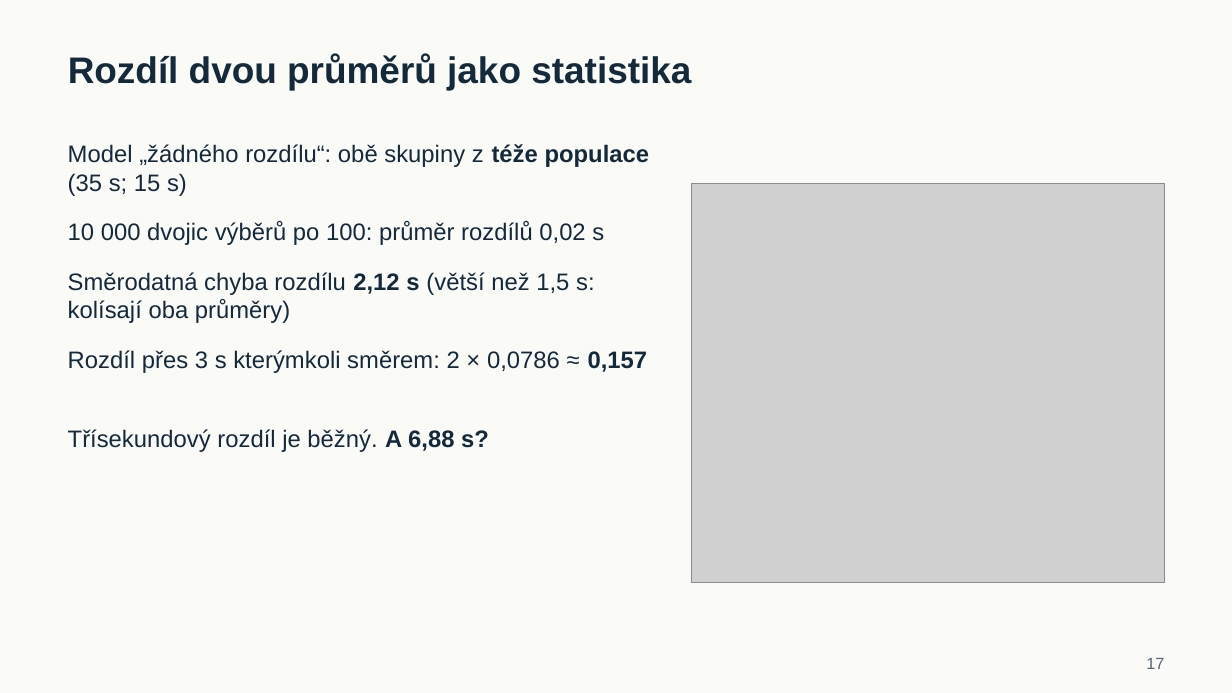
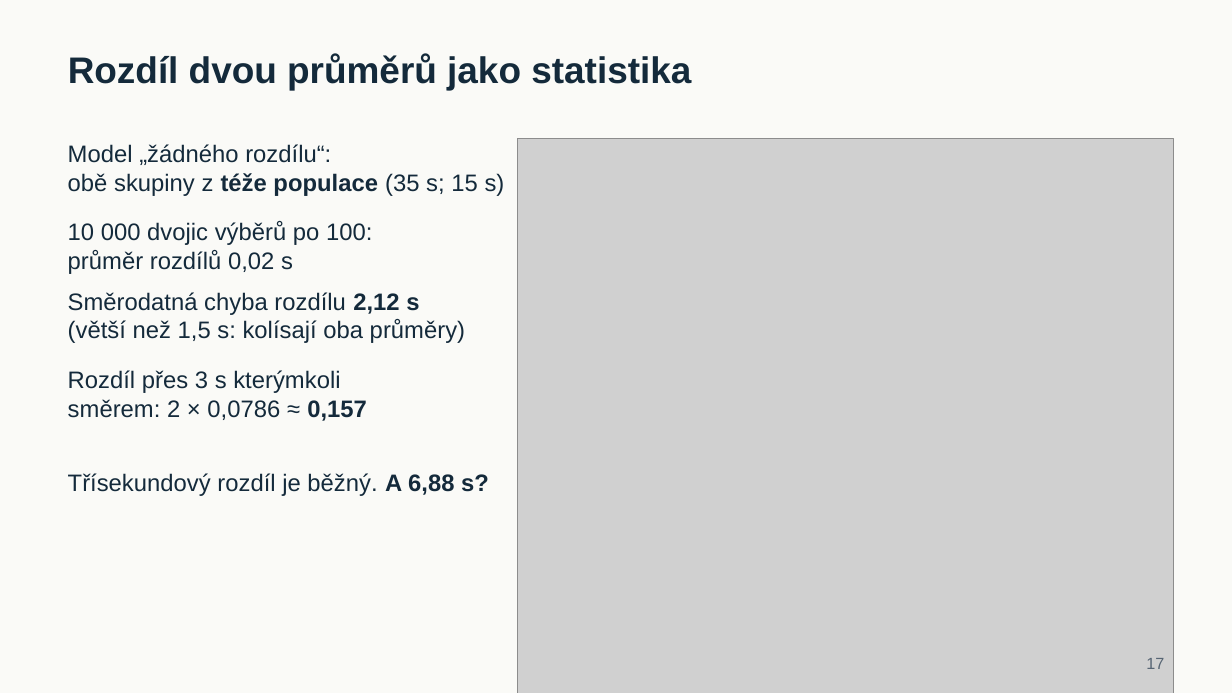
Before and after one commit to reckak/statistics-for-psychology, a slide deck: slide 17 of presentations/kapitola_06_vyberove_rozdeleni_a_testovani.pptx. Drawn at 1232x693 pixels with LibreOffice and Linux fonts; fonts in the diff are those of the drawing; grey boxes stand for pictures. Boxes give left, top, right and bottom in pixels: in the first picture for what was removed or moved away, otherwise in the second. Text is boxed around its words. In the diff, an @@ line names an element or a change of style, - is before the commit and + after.

```diff
--- a/presentations/kapitola_06_vyberove_rozdeleni_a_testovani.pptx
+++ b/presentations/kapitola_06_vyberove_rozdeleni_a_testovani.pptx
@@ text "Model „žádného rozdílu“: obě skupiny ..." rewrapped from (68,144,650,196) to (68,144,505,196) @@
@@ picture: place and size @@
-picture at (691,183,1164,583)
+picture at (518,139,1174,693)
@@ text "10 000 dvojic výběrů po ..." rewrapped from (68,221,604,245) to (68,221,372,274) @@
@@ text "Směrodatná chyba rozdílu 2,12 s ..." rewrapped from (68,272,594,323) to (68,292,465,343) @@
@@ text "Rozdíl přes 3 s kterýmkoli ..." rewrapped from (68,350,648,373) to (68,370,367,421) @@
@@ text "Třísekundový rozdíl je běžný. A ...": place and size @@
-text "Třísekundový rozdíl je běžný. A ..." at (68,429,489,452)
+text "Třísekundový rozdíl je běžný. A ..." at (68,473,489,496)
```
Also in this commit, not shown: 12 other slides changed, 5 other files.
